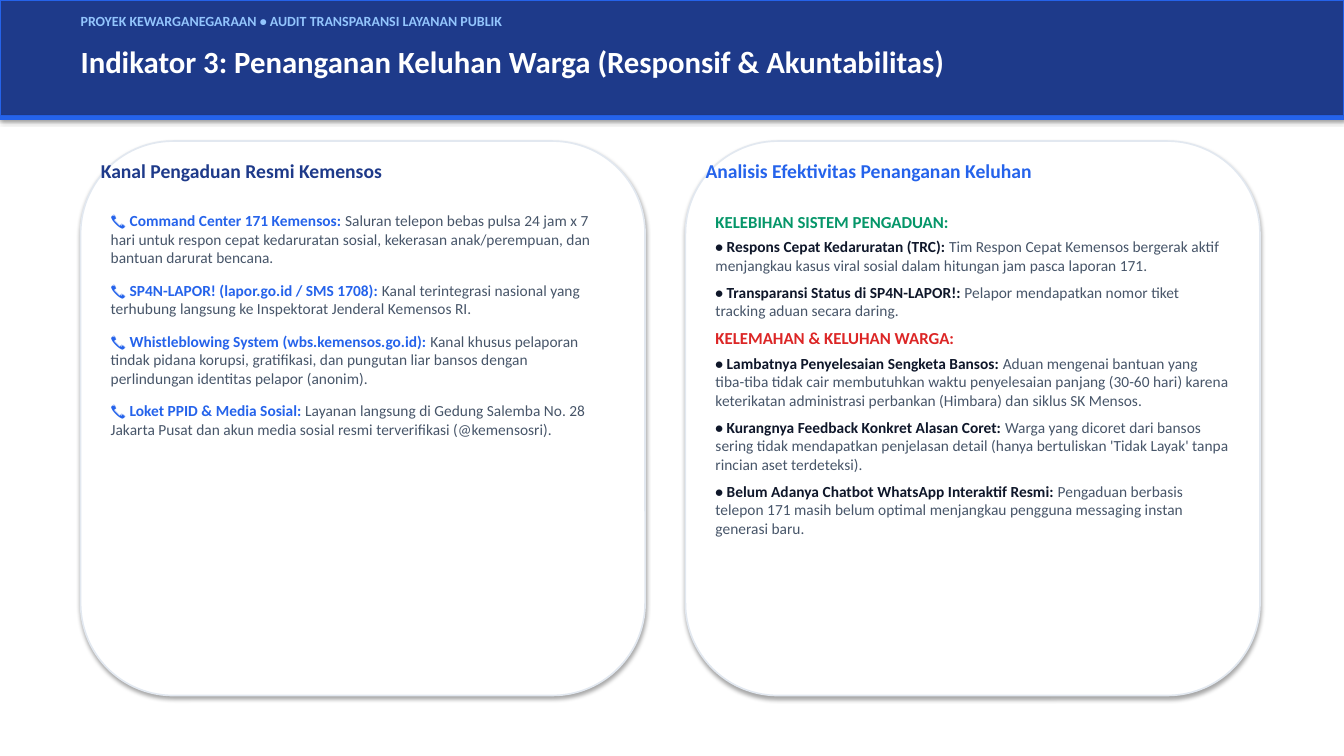
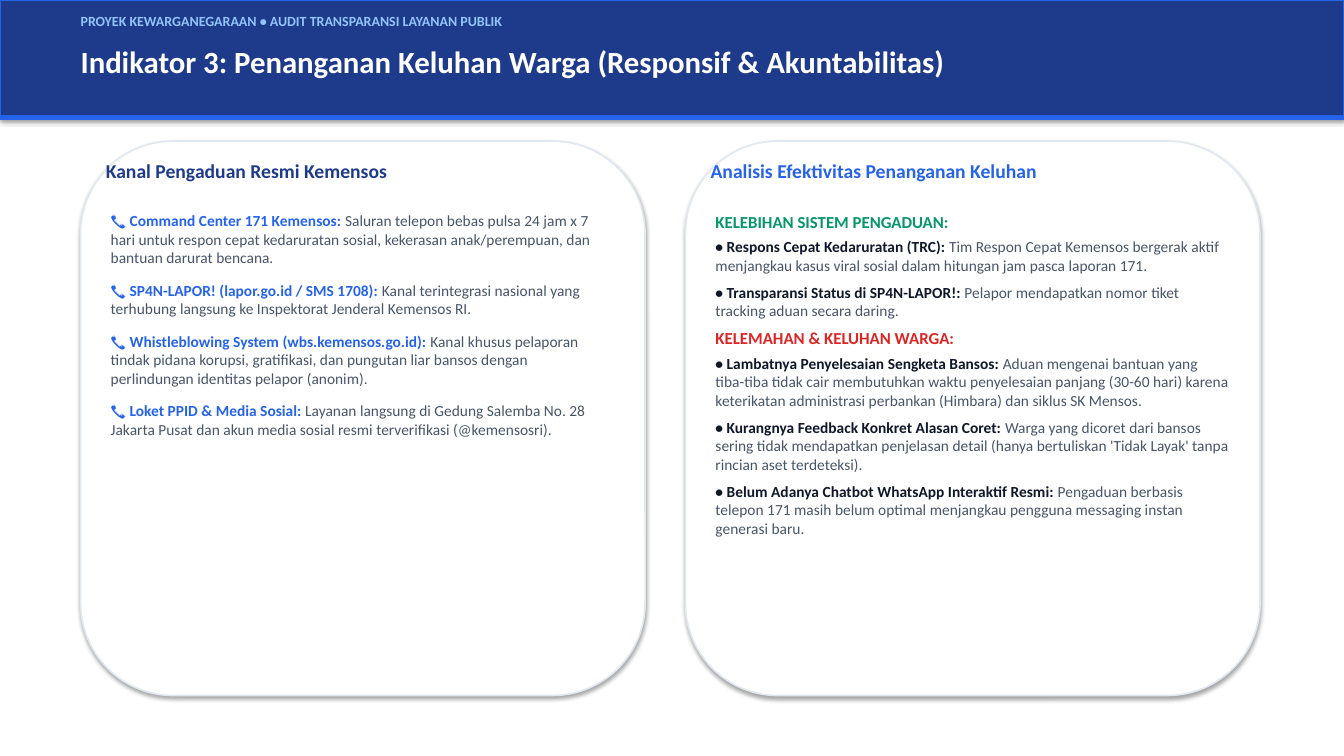
Before and after one commit to lionelsabdani36-ai/duckvaulta, a slide deck: slide 5 of apps/kemensos-audit/Audit_Transparansi_Kemensos_Kelompok.pptx. Drawn at 1344x756 pixels with LibreOffice and Linux fonts; fonts in the diff are those of the drawing. Boxes give left, top, right and bottom in pixels: in the first picture for what was removed or moved away, otherwise in the second. Text is boxed around its words. In the diff, an @@ line names an element or a change of style, - is before the commit and + after.

```diff
--- a/apps/kemensos-audit/Audit_Transparansi_Kemensos_Kelompok.pptx
+++ b/apps/kemensos-audit/Audit_Transparansi_Kemensos_Kelompok.pptx
@@ text "Kanal Pengaduan Resmi Kemensos": place and size @@
-text "Kanal Pengaduan Resmi Kemensos" at [101,164,382,182]
+text "Kanal Pengaduan Resmi Kemensos" at [106,164,387,182]
@@ text "Analisis Efektivitas Penanganan Keluhan": place and size @@
-text "Analisis Efektivitas Penanganan Keluhan" at [706,164,1031,182]
+text "Analisis Efektivitas Penanganan Keluhan" at [711,164,1036,182]
```
Also in this commit, not shown: 6 other slides changed, 1 slide added, 1 slide removed, 2 other files.
